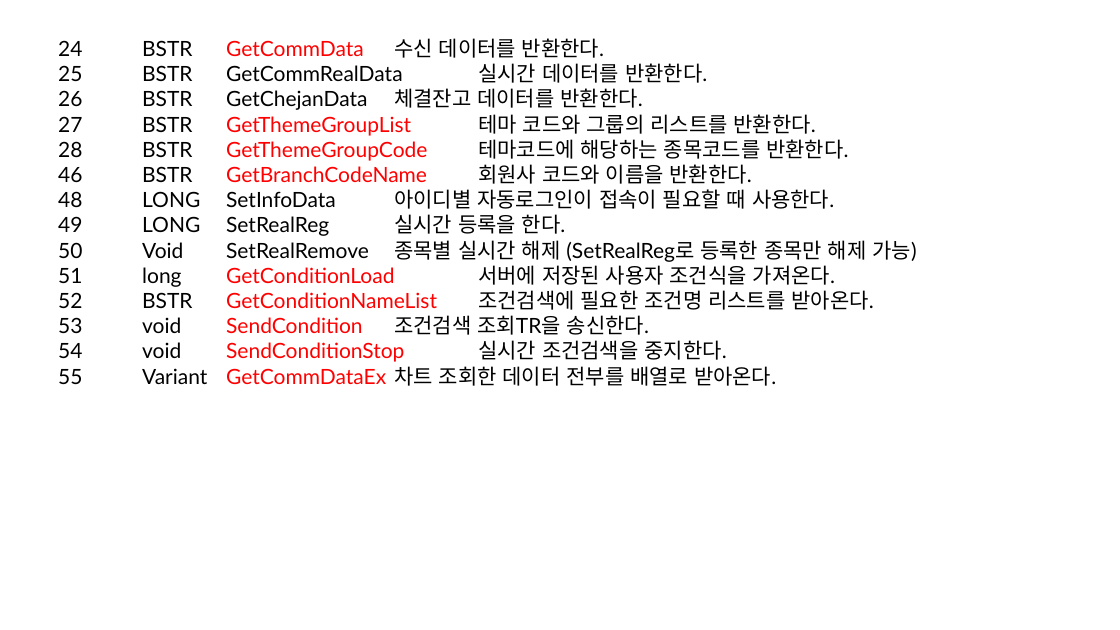
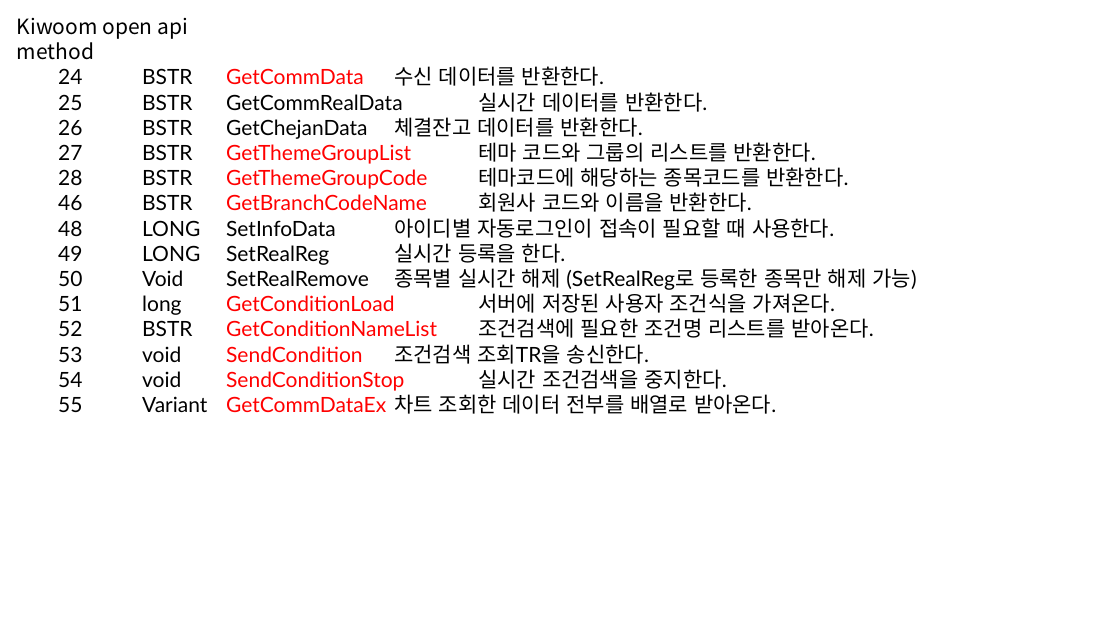
Before and after one commit to happineer/system_trading, a slide deck: slide 11 of doc/TopTrader.pptx (slide 10 before the commit). Drawn at 1120x630 pixels with LibreOffice and Linux fonts; fonts in the diff are those of the drawing. Boxes give left, top, right and bottom in pixels: in the first picture for what was removed or moved away, otherwise in the second. Text is boxed around its words. In the diff, an @@ line names an element or a change of style, - is before the commit and + after.

```diff
--- a/doc/TopTrader.pptx
+++ b/doc/TopTrader.pptx
@@ text added at (x1=17, y1=18, x2=188, y2=60), 18 pt, text #000000 @@
+Kiwoom open api method
@@ text "24 BSTR GetCommData 수신 데이터를 ..." moved from (x1=58, y1=38, x2=917, y2=386) to (x1=58, y1=66, x2=917, y2=414) @@
```
Also in this commit, not shown: 5 other slides changed, 10 slides added.
